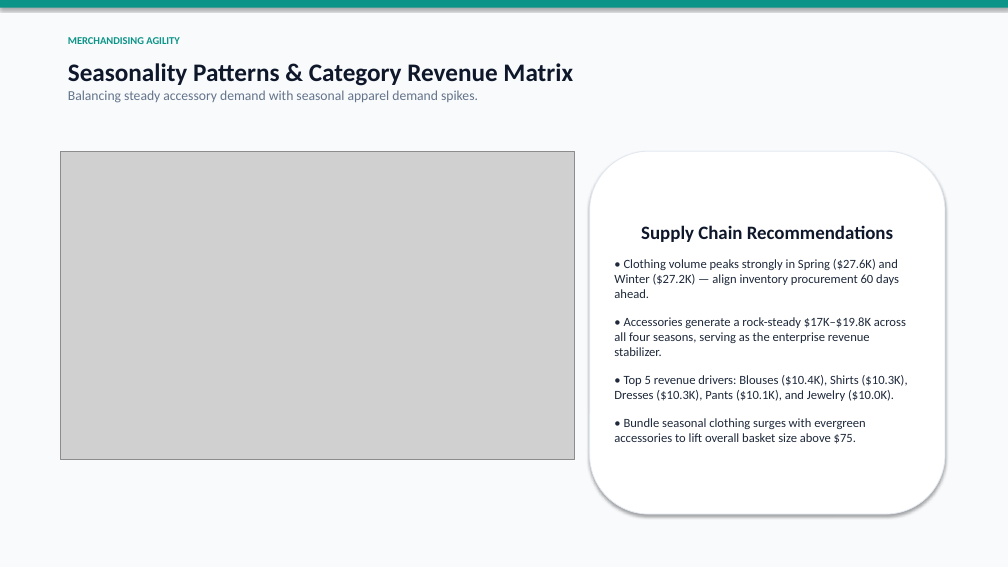
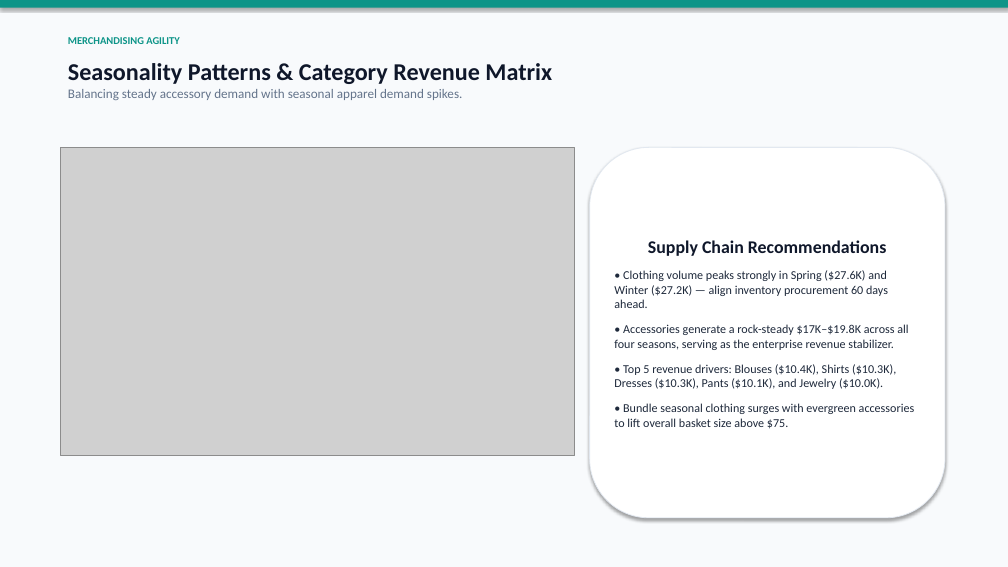
Before and after one commit to aladdin-dev0/retail-customer-behavior-analysis, a slide deck: slide 7 of reports/retail_customer_behavior_presentation.pptx (slide 6 before the commit). Drawn at 1008x567 pixels with LibreOffice and Linux fonts; fonts in the diff are those of the drawing; grey boxes stand for pictures. Boxes give left, top, right and bottom in pixels: in the first picture for what was removed or moved away, otherwise in the second. Text is boxed around its words. In the diff, an @@ line names an element or a change of style, - is before the commit and + after.

Commit message:
feat: align PowerPoint presentation 1-to-1 with HTML interactive presentation (exact 10 slides in identical sequence)

```diff
--- a/reports/retail_customer_behavior_presentation.pptx
+++ b/reports/retail_customer_behavior_presentation.pptx
@@ text "Seasonality Patterns & Category Revenue ..." at bbox=[68, 63, 552, 100]: size 24 to 23 pt in "Seasonality Patterns & Category Revenue Matrix"; size 13 to 12.5 pt in "Balancing steady accessory demand with seasonal apparel ..." @@
@@ picture: place and size @@
-picture at bbox=[60, 151, 575, 460]
+picture at bbox=[60, 147, 575, 456]
@@ rounded rectangle "Supply Chain Recommendations": place and size @@
-rounded rectangle "Supply Chain Recommendations" at bbox=[590, 151, 945, 514]
+rounded rectangle "Supply Chain Recommendations" at bbox=[590, 147, 945, 518]
@@ rounded rectangle "Supply Chain Recommendations" at bbox=[590, 147, 945, 518]: size 18 to 17 pt in "Supply Chain Recommendations"; size 12 to 11.5 pt; less space between paragraphs @@
```
Also in this commit, not shown: 6 other slides changed, 2 slides added, 2 slides removed, 1 other file.
